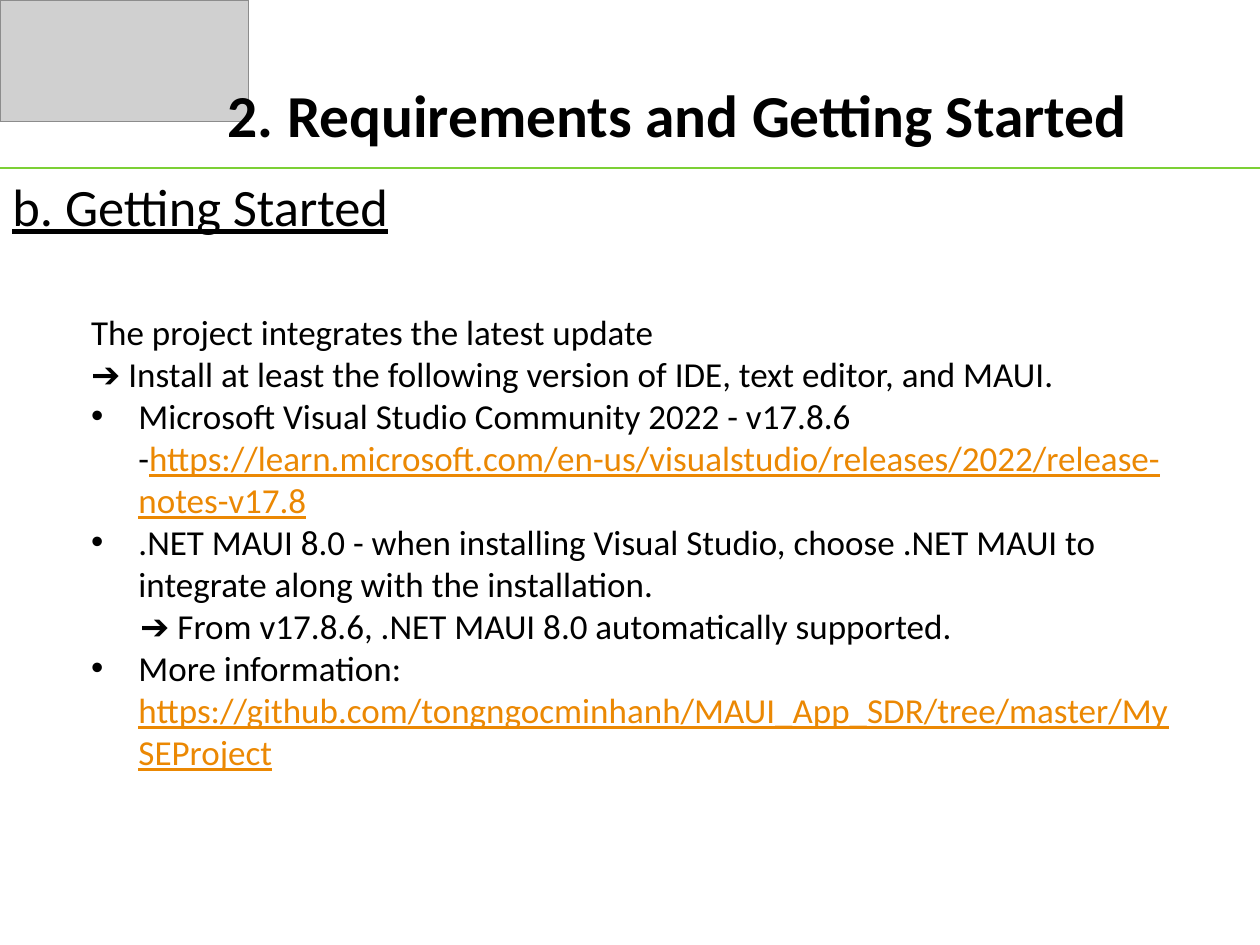
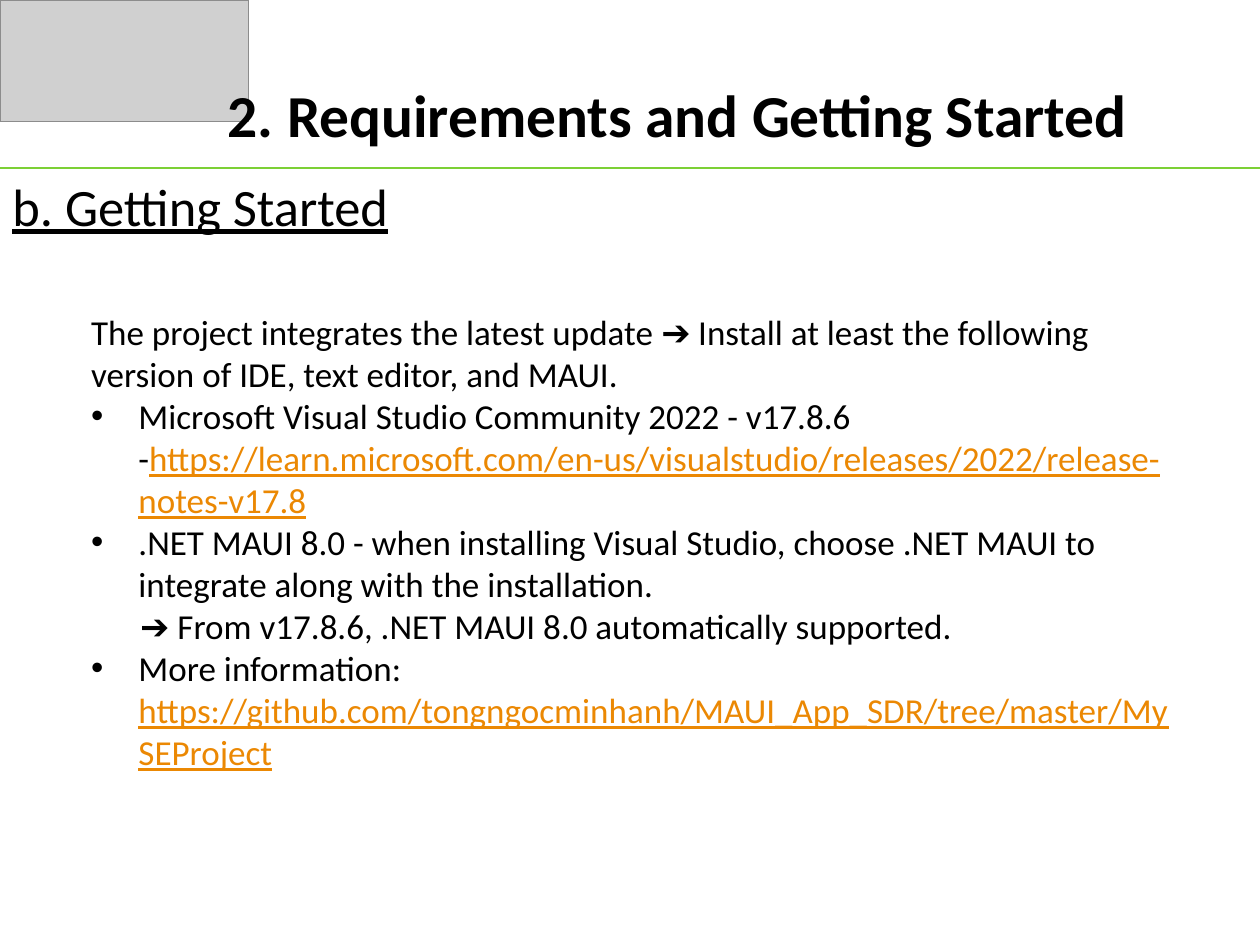
Before and after one commit to tongngocminhanh/MAUI_App_SDR, a slide deck: slide 4 of MySEProject/Documentation/ML22-23-8 Implement the SDR representation in the MAUI application.pptx. Drawn at 1260x945 pixels with LibreOffice and Linux fonts; fonts in the diff are those of the drawing; grey boxes stand for pictures. Boxes give left, top, right and bottom in pixels: in the first picture for what was removed or moved away, otherwise in the second. Text is boxed around its words. In the diff, an @@ line names an element or a change of style, - is before the commit and + after.

```diff
--- a/MySEProject/Documentation/ML22-23-8 Implement the SDR representation in the MAUI application.pptx
+++ b/MySEProject/Documentation/ML22-23-8 Implement the SDR representation in the MAUI application.pptx
@@ text at (x1=91, y1=320, x2=1089, y2=392): text changed @@
-The project integrates the latest update
-➔ Install at least the following version of IDE, text editor, and MAUI.
+The project integrates the latest update ➔ Install at least the following version of IDE, text editor, and MAUI.
```
Also in this commit, not shown: 7 other slides changed, 4 slides added.
